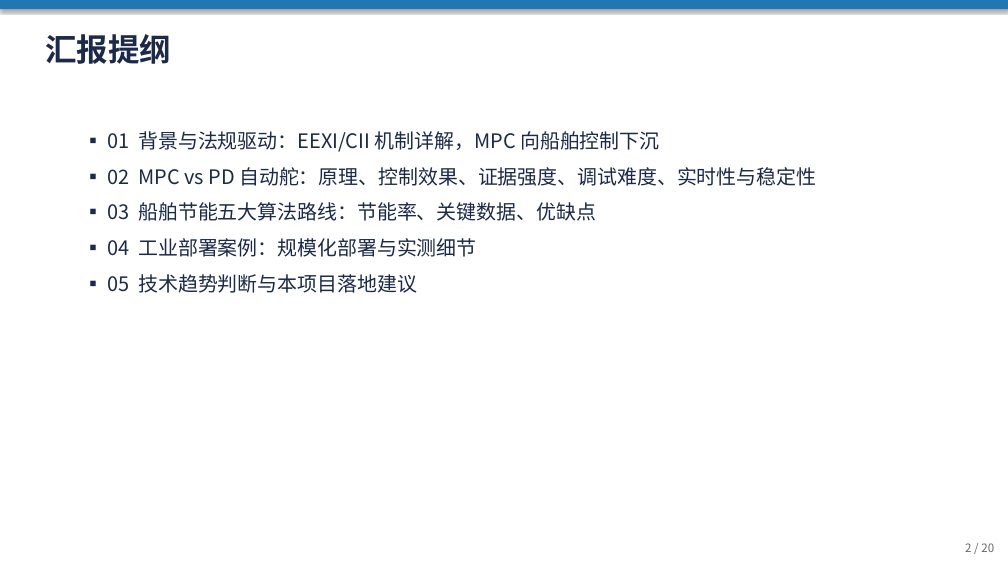
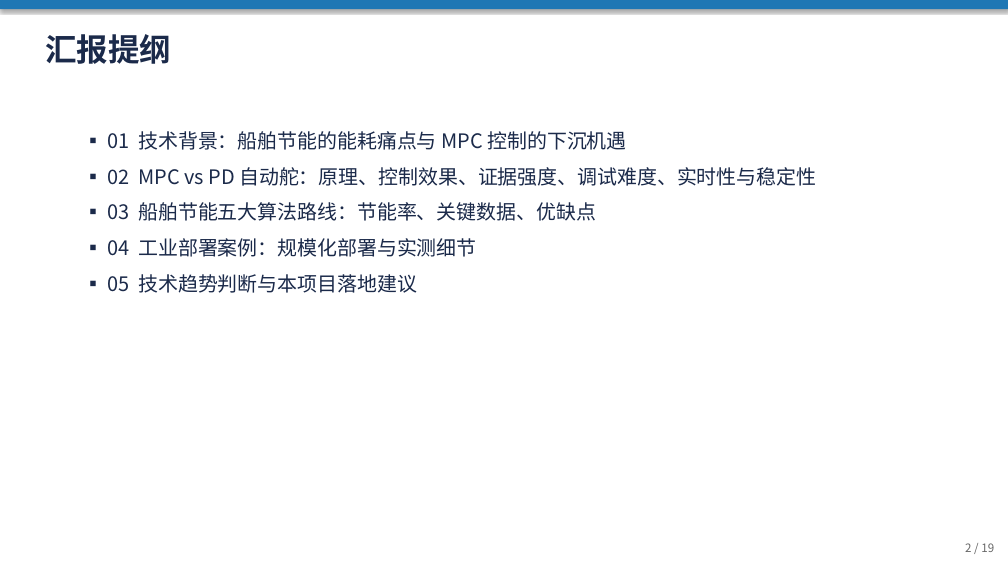
Before and after one commit to jimaka/auto_rudder, a slide deck: slide 2 of docs/ship_energy_research/船舶控制与节能算法调研汇报.pptx. Drawn at 1008x567 pixels with LibreOffice and Linux fonts; fonts in the diff are those of the drawing. Boxes give left, top, right and bottom in pixels: in the first picture for what was removed or moved away, otherwise in the second. Text is boxed around its words. In the diff, an @@ line names an element or a change of style, - is before the commit and + after.

Commit message:
docs: PPT去除法规内容改为纯技术视角并更新PDF

```diff
--- a/docs/ship_energy_research/船舶控制与节能算法调研汇报.pptx
+++ b/docs/ship_energy_research/船舶控制与节能算法调研汇报.pptx
@@ text at (107, 131, 626, 150): text changed @@
-▪ 01 背景与法规驱动：EEXI/CII 机制详解，MPC 向船舶控制下沉
+▪ 01 技术背景：船舶节能的能耗痛点与 MPC 控制的下沉机遇
@@ text at (965, 543, 994, 552): text changed @@
-2 / 20
+2 / 19
```
Also in this commit, not shown: 16 other slides changed, 1 slide removed, 2 other files.
